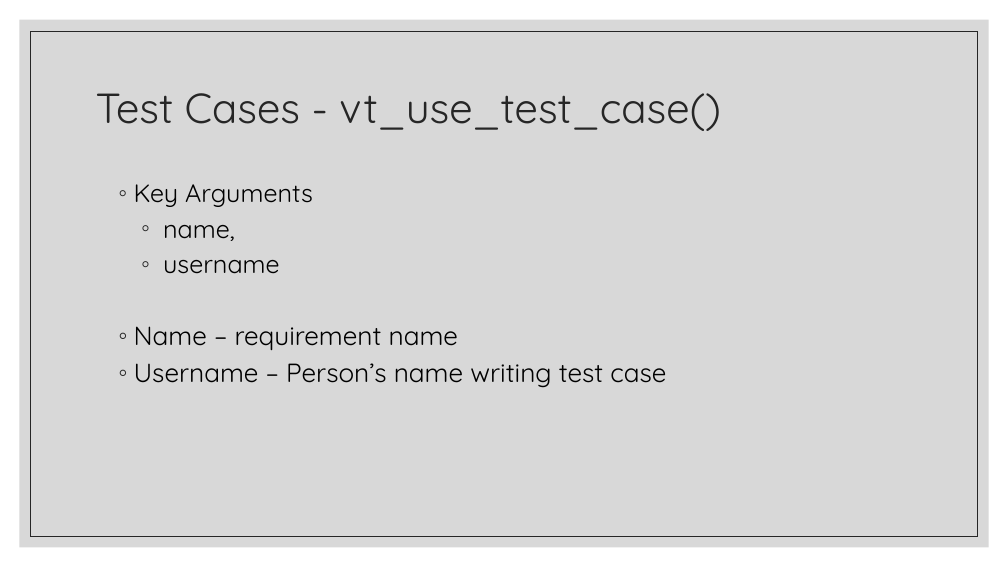
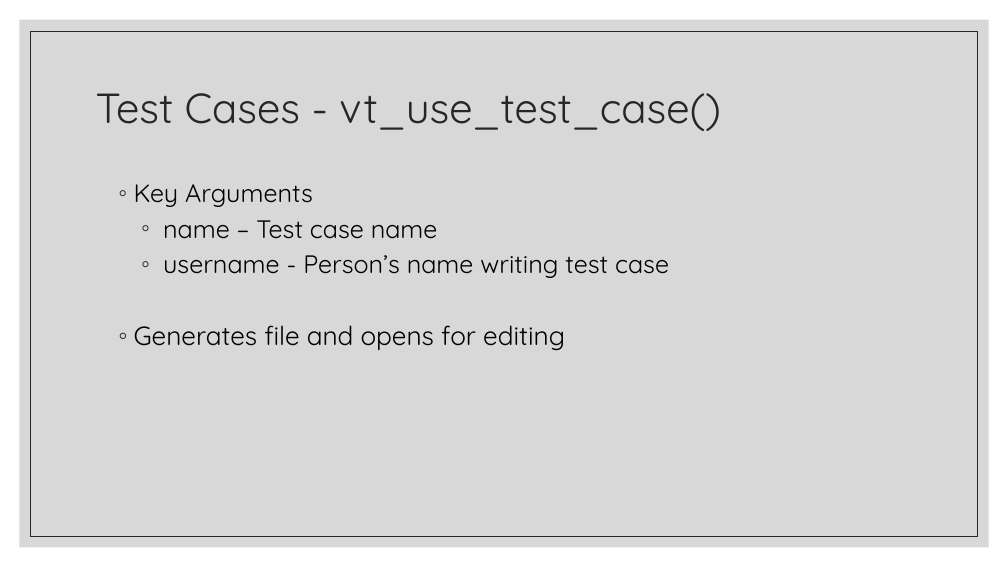
Before and after one commit to FredHutch/R_Package_Validation_Tutorial, a slide deck: slide 5 of Slides/Slides-05-The_Validation_Report/Slides-05-The_Validation_Report.pptx (slide 4 before the commit). Drawn at 1008x567 pixels with LibreOffice and Linux fonts; fonts in the diff are those of the drawing. Boxes give left, top, right and bottom in pixels: in the first picture for what was removed or moved away, otherwise in the second. Text is boxed around its words. In the diff, an @@ line names an element or a change of style, - is before the commit and + after.

```diff
--- a/Slides/Slides-05-The_Validation_Report/Slides-05-The_Validation_Report.pptx
+++ b/Slides/Slides-05-The_Validation_Report/Slides-05-The_Validation_Report.pptx
@@ text at bbox=[134, 220, 669, 351]: text changed; size 25 to 24 pt @@
-    ◦ name,
-    ◦ username
-  ◦ Name – requirement name
-  ◦ Username – Person’s name writing test case
+    ◦ name – Test case name
+    ◦ username - Person’s name writing test case
+  ◦ Generates file and opens for editing
```
Also in this commit, not shown: 2 other slides changed, 5 slides added, 5 other files.
